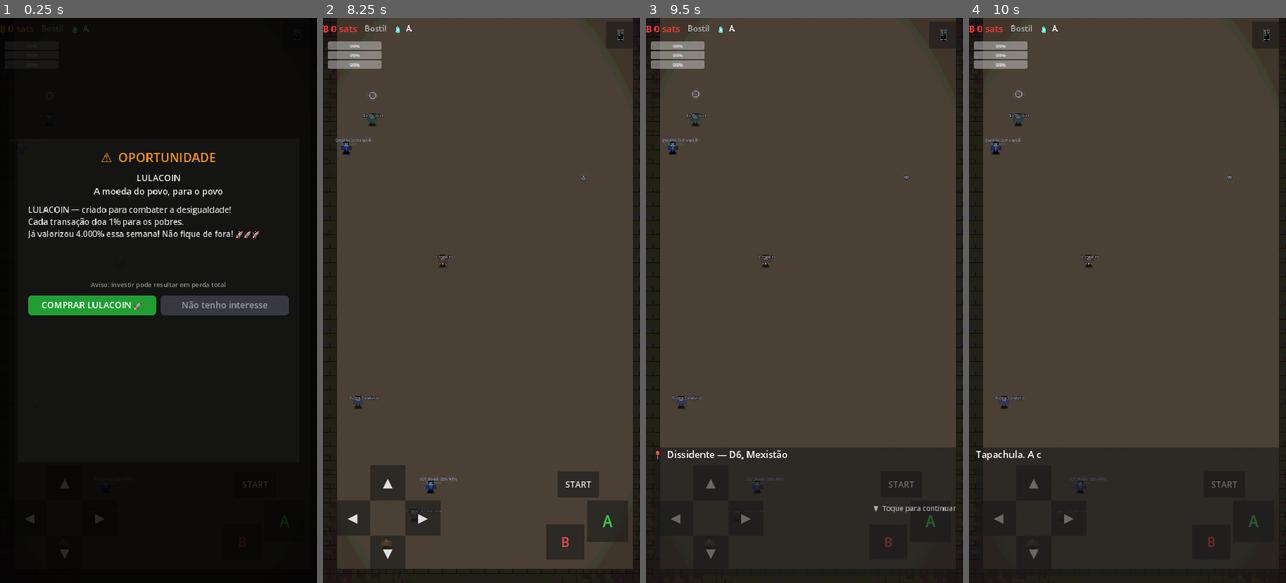
Above: before the commit, frames 1-4 (left to right).
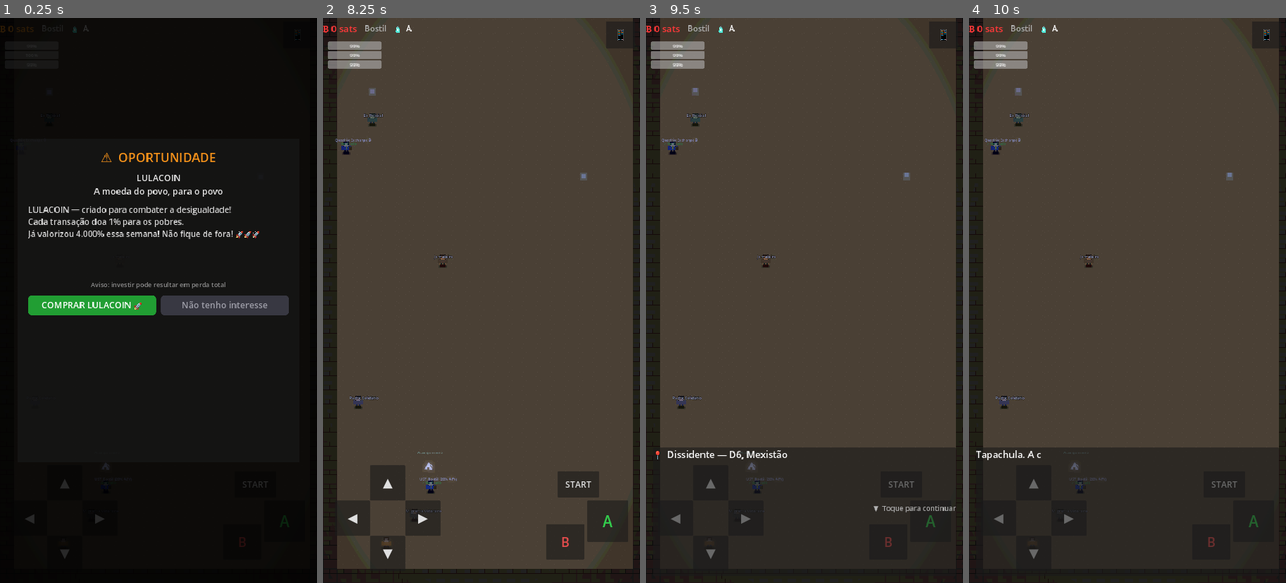
Above: after the commit, the same moments.

Repository: Unknown-brazilian/borderless-freedom-rpg
Game: Godot game, scene res://scenes/world/d6_mexistao.tscn
Same seed, same stepped clock (60 frames per second), same inputs: the game is played once before the commit and once after it. This scene is started directly instead of the project's main scene.
Inputs:
- Up to frame 1 (0.25 s): no input
- Up to frame 2 (8.25 s): click "START" at 0.5 s; click "START" at 1.25 s; click "▲" at 2 s; click "▼" at 2.75 s; click "◀" at 3.5 s; click "▶" at 4.25 s; click "A" at 5 s; click "B" at 5.75 s; click "📱" at 6.5 s; click "COMPRAR LULACOIN 🚀" at 7.25 s; click "Entendi. Vou trabalhar." at 8 s
- Up to frame 3 (9.5 s): click "▲" at 8.75 s
- Up to frame 4 (10 s): click "▼" at 9.5 s

The runs differ from the first frame. In frame 1, less than 0.1% of the frame differs, in the area x 14-35%, y 13-80%; in frame 2, 0.1%, in the area x 14-84%, y 12-81%; in frame 3, less than 0.1%; in frame 4, less than 0.1%.

Commit message:
feat: bike gráfica + acampamento (salvar) + obstáculos
- Bicicleta DESENHADA (bike_sprite.gd: rodas/quadro/guidão) sob o player, no
  lugar do emoji; cor por tipo, detalhe de motor na elétrica.
- Acampamento (campsite.gd + spawn_campsite): interaja (A) para descansar —
  restaura água/comida/energia e SALVA o jogo. Em D1, D3, D6.
- Obstáculos (spawn_obstacle): blocos sólidos que bloqueiam o player; alguns no
  caminho do D1 pra forçar desvio.
- Robustez visual: pickups e obstáculos usam formas coloridas (não emoji, que
  virava "tofu" na fonte). Cor do pickup por tipo (água azul, comida laranja...).

Co-Authored-By: Claude Opus 4.8 (1M context) <noreply@anthropic.com>

Diff:
--- /dev/null
+++ b/scripts/player/bike_sprite.gd
@@ -0,0 +1,27 @@
+## bike_sprite.gd — desenha uma bicicleta simples sob o player (sem asset de arte).
+extends Node2D
+
+@export var color: Color = Color(0.20, 0.20, 0.25)
+@export var electric: bool = false   # bike elétrica: detalhe amarelo + raio
+
+func _draw() -> void:
+	var w := 3.0
+	var lw := Vector2(-13, 4)   # centro roda esquerda
+	var rw := Vector2(13, 4)    # centro roda direita
+	var r := 11.0
+	# Rodas
+	draw_arc(lw, r, 0.0, TAU, 24, color, w)
+	draw_arc(rw, r, 0.0, TAU, 24, color, w)
+	# Quadro (triângulo) + selim + guidão
+	var bb := Vector2(0, 4)        # movimento central
+	var seat := Vector2(-6, -12)
+	var head := Vector2(10, -12)
+	draw_line(lw, bb, color, w)
+	draw_line(rw, head, color, w)
+	draw_line(bb, seat, color, w)
+	draw_line(bb, head, color, w)
+	draw_line(seat, head, color, w)
+	draw_line(seat, Vector2(-10, -12), color, w)        # selim
+	draw_line(head, Vector2(14, -16), color, w)         # guidão
+	if electric:
+		draw_circle(bb, 4.0, Color(0.95, 0.85, 0.2))    # bateria/motor
--- a/scripts/player/player_customization.gd
+++ b/scripts/player/player_customization.gd
@@ -100,14 +100,15 @@
 		cap.color = CAPACETES[capacete_index]["cor"]
 		cap.z_index = 1
 		player.add_child(cap)
-	# Bike: ícone aos pés do player.
+	# Bike: desenho real aos pés do player (atrás dele).
 	if bike_index > 0:
-		var bike := Label.new()
+		var bike = preload("res://scripts/player/bike_sprite.gd").new()
 		bike.name = "BikeIcon"
-		bike.text = BIKES[bike_index]["label"]
-		bike.position = Vector2(-20, -8)
-		bike.add_theme_font_size_override("font_size", 30)
-		bike.z_index = 2
+		bike.position = Vector2(0, 2)
+		bike.z_index = -1   # player fica "em cima" da bike
+		var bike_colors := [Color(0.2,0.2,0.25), Color(0.25,0.3,0.5), Color(0.3,0.5,0.3), Color(0.5,0.45,0.15)]
+		bike.color = bike_colors[clampi(bike_index, 0, bike_colors.size()-1)]
+		bike.electric = bike_index >= 3   # "Elétrica"
 		player.add_child(bike)
 
 func _apply_skin(player: Node) -> void:
--- /dev/null
+++ b/scripts/world/campsite.gd
@@ -0,0 +1,47 @@
+## campsite.gd — ponto de acampamento. Interaja (botão A) para descansar:
+## restaura água/comida/energia e SALVA o jogo. Estilo "save point".
+extends StaticBody2D
+
+var _busy: bool = false
+
+func _ready() -> void:
+	add_to_group("campsite")
+	set_collision_layer_value(3, true)   # camada npc (player bate pra interagir)
+	collision_mask = 0
+
+	var shape := CollisionShape2D.new()
+	var rect := RectangleShape2D.new()
+	rect.size = Vector2(52, 52)
+	shape.shape = rect
+	add_child(shape)
+
+	var tent := Label.new()
+	tent.text = "⛺"
+	tent.position = Vector2(-22, -34)
+	tent.add_theme_font_size_override("font_size", 44)
+	add_child(tent)
+
+	var name_lbl := Label.new()
+	name_lbl.text = "Acampamento"
+	name_lbl.position = Vector2(-50, -60)
+	name_lbl.add_theme_font_size_override("font_size", 16)
+	name_lbl.add_theme_color_override("font_color", Color(0.7, 0.9, 0.7))
+	add_child(name_lbl)
+
+func on_interact(_player: Node) -> void:
+	if DialogueManager.is_active():
+		DialogueManager.advance()
+		return
+	if _busy:
+		return
+	_busy = true
+	AutonomyBar.refill_all()
+	SaveSystem.save_game()
+	AudioManager.sfx("upgrade")
+	DialogueManager.start([
+		"⛺  Você montou acampamento e descansou.",
+		"Água, comida e energia restauradas.",
+		"💾  Jogo salvo.",
+	])
+	await DialogueManager.dialogue_finished
+	_busy = false
--- a/scripts/world/d1_bostil.gd
+++ b/scripts/world/d1_bostil.gd
@@ -23,6 +23,11 @@
 	# Binóculos escondidos num canto — sem eles os guardas ficam invisíveis.
 	spawn_pickup(Vector2i(20, 68), "item_binoculo", "🔭", "Binóculos! Agora você enxerga os guardas.")
 	spawn_pickup(Vector2i(3, 56), "", "💧", "Água! +50 hidratação", "water", 50.0)
+	# Acampamento (descansar + salvar) e obstáculos no caminho.
+	spawn_campsite(Vector2i(6, 52))
+	spawn_obstacle(Vector2i(5, 60))
+	spawn_obstacle(Vector2i(3, 46))
+	spawn_obstacle(Vector2i(5, 34))
 	spawn_npc(Vector2i(6, 70), "Migrante Beto",
 		["Ei! Você está começando sua jornada?",
 		 "Cuidado com os Fiscais mais à frente.",
--- a/scripts/world/d3_perulandia.gd
+++ b/scripts/world/d3_perulandia.gd
@@ -21,6 +21,7 @@
 
 func _setup_npcs() -> void:
 	spawn_pickup(Vector2i(4, 28), "", "💧", "Água! +50 hidratação", "water", 50.0)
+	spawn_campsite(Vector2i(7, 32))
 	spawn_npc(Vector2i(6, 42), "Comerciante Quechua",
 		["Bem-vindo ao altiplano.",
 		 "Os fiscais aqui confiscam tudo.",
--- a/scripts/world/d6_mexistao.gd
+++ b/scripts/world/d6_mexistao.gd
@@ -110,6 +110,7 @@
 func _setup_npcs() -> void:
 	# México: comida (miojo) e peças pra remontar a bike (depois do assalto).
 	spawn_pickup(Vector2i(8, 24), "", "🍜", "Miojo! +45 comida", "food", 45.0)
+	spawn_campsite(Vector2i(7, 38))
 	spawn_pickup(Vector2i(18, 18), "item_pneu", "🛞", "Pneu! (peça da bike)", "bikepart")
 	spawn_pickup(Vector2i(3, 12), "item_camara_ar", "⭕", "Câmara de ar! (peça da bike)", "bikepart")
 	spawn_npc(Vector2i(6, 42), "Migrante Veterano",
--- a/scripts/world/map_pickup.gd
+++ b/scripts/world/map_pickup.gd
@@ -14,6 +14,11 @@
 var _taken: bool = false
 
 func _ready() -> void:
+	# Cor por tipo (água=azul, comida=laranja, peça=cinza, item=dourado).
+	match effect:
+		"water":    pickup_color = Color(0.35, 0.65, 1.0)
+		"food":     pickup_color = Color(1.0, 0.65, 0.2)
+		"bikepart": pickup_color = Color(0.72, 0.72, 0.78)
 	collision_layer = 0
 	set_collision_mask_value(2, true)   # detecta o player (layer 2)
 	monitoring = true
@@ -25,15 +30,21 @@
 	shape.shape = circ
 	add_child(shape)
 
-	var lbl := Label.new()
-	lbl.text = icon
-	lbl.position = Vector2(-16, -22)
-	lbl.add_theme_font_size_override("font_size", 32)
-	add_child(lbl)
+	# Visual: marcador colorido (robusto, sem depender de glifo de emoji) + brilho.
+	var halo := ColorRect.new()
+	halo.size = Vector2(34, 34)
+	halo.position = Vector2(-17, -34)
+	halo.color = Color(pickup_color.r, pickup_color.g, pickup_color.b, 0.35)
+	add_child(halo)
+	var dot := ColorRect.new()
+	dot.size = Vector2(20, 20)
+	dot.position = Vector2(-10, -27)
+	dot.color = pickup_color
+	add_child(dot)
 	# pulsinho pra chamar atenção
 	var t := create_tween().set_loops()
-	t.tween_property(lbl, "position:y", -30.0, 0.6).set_trans(Tween.TRANS_SINE)
-	t.tween_property(lbl, "position:y", -22.0, 0.6).set_trans(Tween.TRANS_SINE)
+	t.tween_property(dot, "position:y", -35.0, 0.6).set_trans(Tween.TRANS_SINE)
+	t.tween_property(dot, "position:y", -27.0, 0.6).set_trans(Tween.TRANS_SINE)
 
 	# Já pegou antes? (persistente por item único)
 	if item_id != "" and item_id in PlayerInventory.unlocked:
@@ -57,7 +68,7 @@
 				PlayerInventory.unlock_item(item_id)
 	AudioManager.sfx("coin")
 	var msg := label_text if label_text != "" else "Item obtido"
-	Juice.float_text(get_tree().current_scene, global_position, "%s %s" % [icon, msg], pickup_color, 34)
+	Juice.float_text(get_tree().current_scene, global_position, msg, pickup_color, 34)
 	queue_free()
 
 ## Com pneu + câmara de ar, o player remonta uma bicicleta (se estiver sem).
--- a/scripts/world/world_map_base.gd
+++ b/scripts/world/world_map_base.gd
@@ -329,5 +329,34 @@
 	pk.position = _tile_to_world(tile)
 	add_child(pk)
 
+## Ponto de acampamento (descansar + salvar).
+func spawn_campsite(tile: Vector2i) -> void:
+	var c = preload("res://scripts/world/campsite.gd").new()
+	c.position = _tile_to_world(tile)
+	add_child(c)
+
+## Obstáculo sólido (bloqueia o player) — pedra/entulho (bloco colorido robusto).
+func spawn_obstacle(tile: Vector2i, _icon: String = "") -> void:
+	var o := StaticBody2D.new()
+	o.set_collision_layer_value(1, true)   # camada world
+	o.collision_mask = 0
+	var shape := CollisionShape2D.new()
+	var rect := RectangleShape2D.new()
+	rect.size = Vector2(58, 58)
+	shape.shape = rect
+	o.add_child(shape)
+	var rock := ColorRect.new()
+	rock.size = Vector2(54, 50)
+	rock.position = Vector2(-27, -34)
+	rock.color = Color(0.32, 0.28, 0.24)   # pedra/entulho marrom
+	o.add_child(rock)
+	var top := ColorRect.new()
+	top.size = Vector2(54, 8)
+	top.position = Vector2(-27, -34)
+	top.color = Color(0.42, 0.37, 0.32)    # topo mais claro
+	o.add_child(top)
+	o.position = _tile_to_world(tile)
+	add_child(o)
+
 func _tile_to_world(tile: Vector2i) -> Vector2:
 	return Vector2(tile.x * TILE_SIZE + TILE_SIZE / 2, tile.y * TILE_SIZE + TILE_SIZE / 2)
